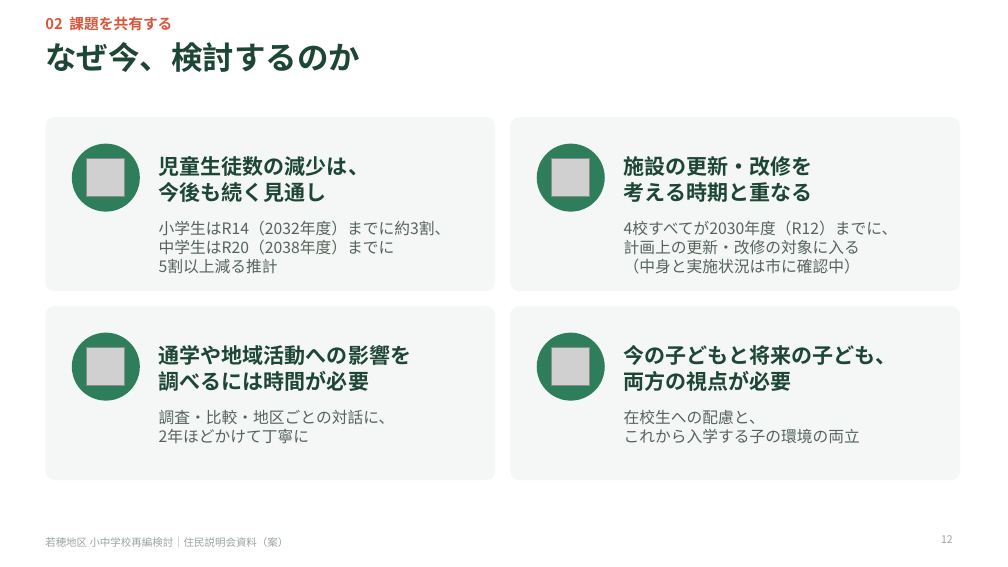
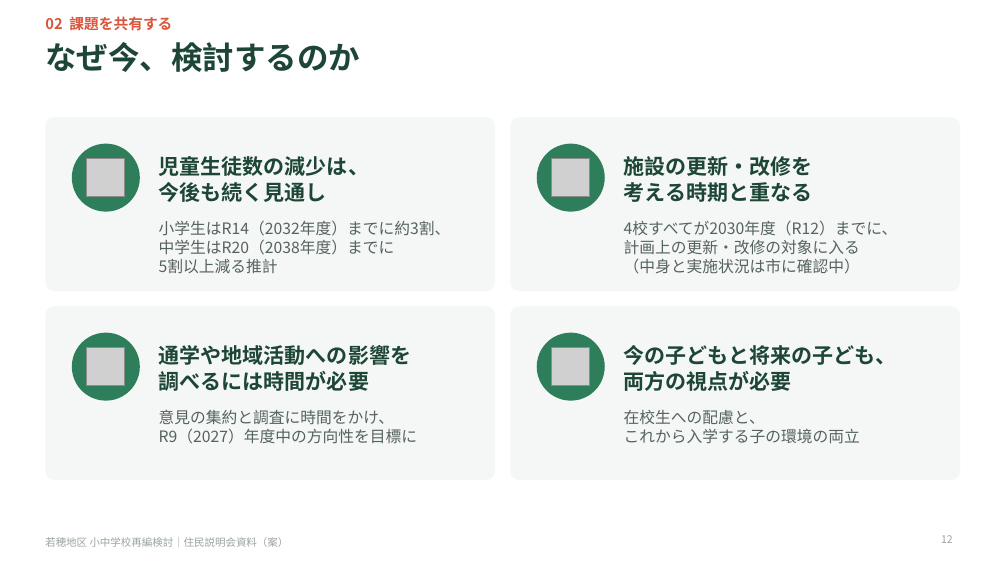
Before and after one commit to Masaki12008/GS, a slide deck: slide 12 of output/若穂地区_住民説明会資料_投影用.pptx. Drawn at 1008x567 pixels with LibreOffice and Linux fonts; fonts in the diff are those of the drawing; grey boxes stand for pictures. Boxes give left, top, right and bottom in pixels: in the first picture for what was removed or moved away, otherwise in the second. Text is boxed around its words. In the diff, an @@ line names an element or a change of style, - is before the commit and + after.

```diff
--- a/output/若穂地区_住民説明会資料_投影用.pptx
+++ b/output/若穂地区_住民説明会資料_投影用.pptx
@@ text at [159, 410, 417, 444]: text changed @@
-調査・比較・地区ごとの対話に、
-2年ほどかけて丁寧に
+意見の集約と調査に時間をかけ、
+R9（2027）年度中の方向性を目標に
```
Also in this commit, not shown: 2 other slides changed, 7 other files.
